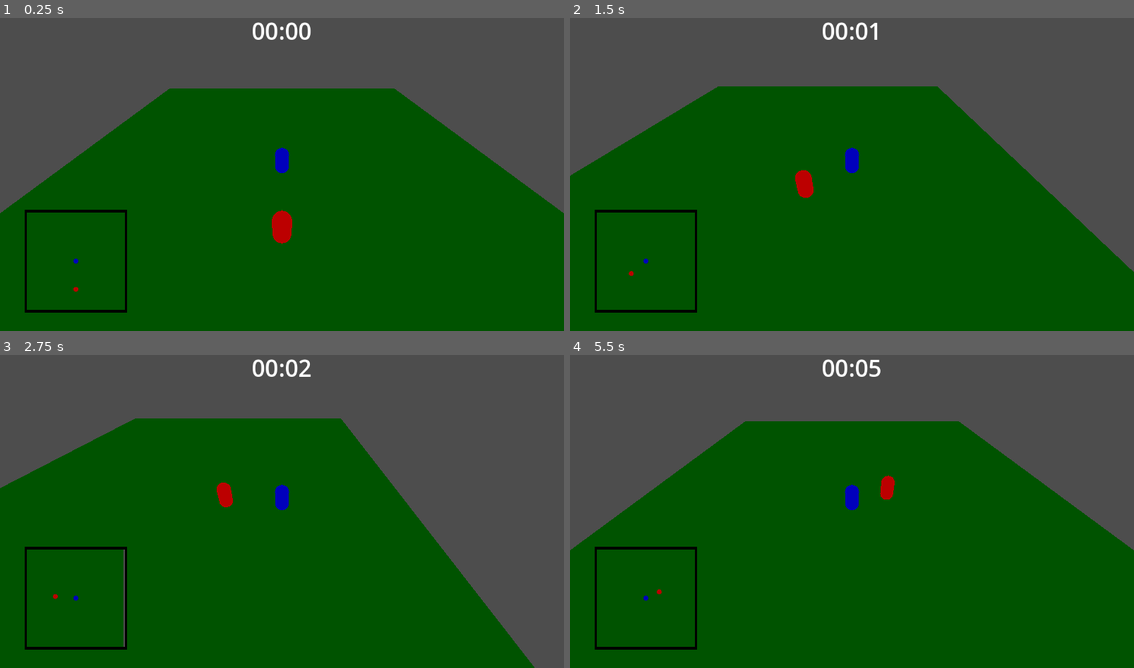
Above: before the commit, frames 1-4 (two rows, left to right).
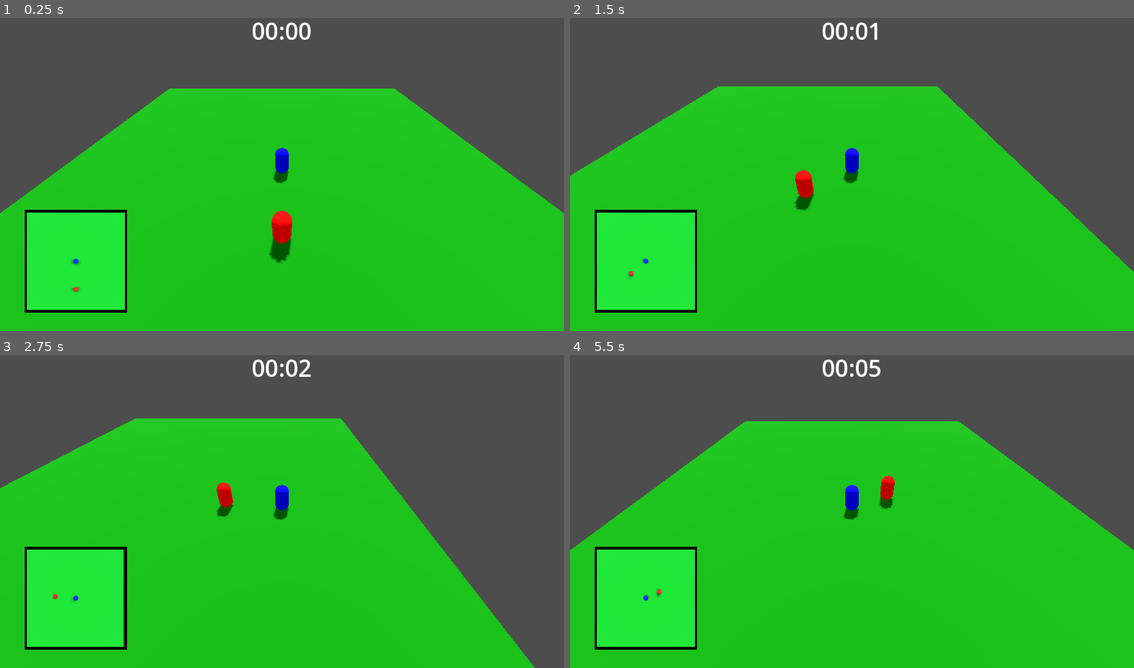
Above: after the commit, the same moments.

Repository: mugrilo18/Enemy-Escape
Game: Godot game, scene res://Scenes/main.tscn
The game is run twice, just before and just after one commit, with the same random seed, the same clock (stepped at 60 frames per second) and the same inputs.
Inputs:
- Up to frame 1 (0.25 s): no input
- Up to frame 2 (1.5 s): hold Right (ui_right) 0.53-1.28 s; hold Down (ui_down) from 1.28 s (still down)
- Up to frame 3 (2.75 s): release Down (ui_down) at 2.03 s; hold Right (ui_right) from 2.03 s (still down)
- Up to frame 4 (5.5 s): release Right (ui_right) at 2.78 s; hold Up (ui_up) 2.78-3.53 s; hold Left (ui_left) 3.53-5.03 s; hold Down (ui_down) from 5.03 s (still down)

The runs differ from the first frame. In frame 1, 64% of the frame differs, in the area x 0-100%, y 22-100%; in frame 2, 63%; in frame 3, 58%; in frame 4, 65%, in the area x 0-100%, y 21-100%.

Commit message:
Adição de iluminação

Diff:
--- a/Scenes/main.tscn
+++ b/Scenes/main.tscn
@@ -1,10 +1,24 @@
-[gd_scene load_steps=11 format=3 uid="uid://b3yoax8uww4ve"]
+[gd_scene load_steps=14 format=3 uid="uid://b3yoax8uww4ve"]
 
 [ext_resource type="Script" path="res://Scripts/main.gd" id="1_7dh1f"]
 [ext_resource type="PackedScene" uid="uid://flmdbkvo4lrg" path="res://Scenes/player.tscn" id="1_b0qvk"]
 [ext_resource type="PackedScene" uid="uid://bqfhr4f5nuqpx" path="res://Scenes/enemy.tscn" id="2_mjd0i"]
 [ext_resource type="PackedScene" uid="uid://wqrhgci0la0i" path="res://Scenes/timer.tscn" id="4_e8b73"]
 [ext_resource type="PackedScene" uid="uid://cal8rnbl0gk4e" path="res://Scenes/mini_map.tscn" id="5_7v10w"]
+
+[sub_resource type="ProceduralSkyMaterial" id="ProceduralSkyMaterial_4so7a"]
+sky_top_color = Color(0.211765, 0.470588, 0.678431, 1)
+sky_horizon_color = Color(0.595098, 0.651961, 0.69902, 1)
+ground_bottom_color = Color(0.168627, 0.137255, 0.117647, 1)
+ground_horizon_color = Color(0.595098, 0.651961, 0.69902, 1)
+
+[sub_resource type="Sky" id="Sky_2gt62"]
+sky_material = SubResource("ProceduralSkyMaterial_4so7a")
+
+[sub_resource type="Environment" id="Environment_sdd6y"]
+background_mode = 2
+sky = SubResource("Sky_2gt62")
+tonemap_mode = 2
 
 [sub_resource type="NavigationMesh" id="NavigationMesh_o25pb"]
 vertices = PackedVector3Array(-16.463, 1, -19.5518, -16.463, 1, 19.4482, 16.537, 1, 19.4482, 16.537, 1, -19.5518)
@@ -28,6 +42,15 @@
 
 [node name="Main" type="Node3D"]
 script = ExtResource("1_7dh1f")
+
+[node name="Light" type="Node" parent="."]
+
+[node name="DirectionalLight3D" type="DirectionalLight3D" parent="Light"]
+transform = Transform3D(-0.988756, -0.129501, 0.0747676, 0, 0.5, 0.866025, -0.149535, 0.856288, -0.494378, 0, 0, 0)
+shadow_enabled = true
+
+[node name="WorldEnvironment" type="WorldEnvironment" parent="Light"]
+environment = SubResource("Environment_sdd6y")
 
 [node name="NavigationRegion3D" type="NavigationRegion3D" parent="."]
 navigation_mesh = SubResource("NavigationMesh_o25pb")
